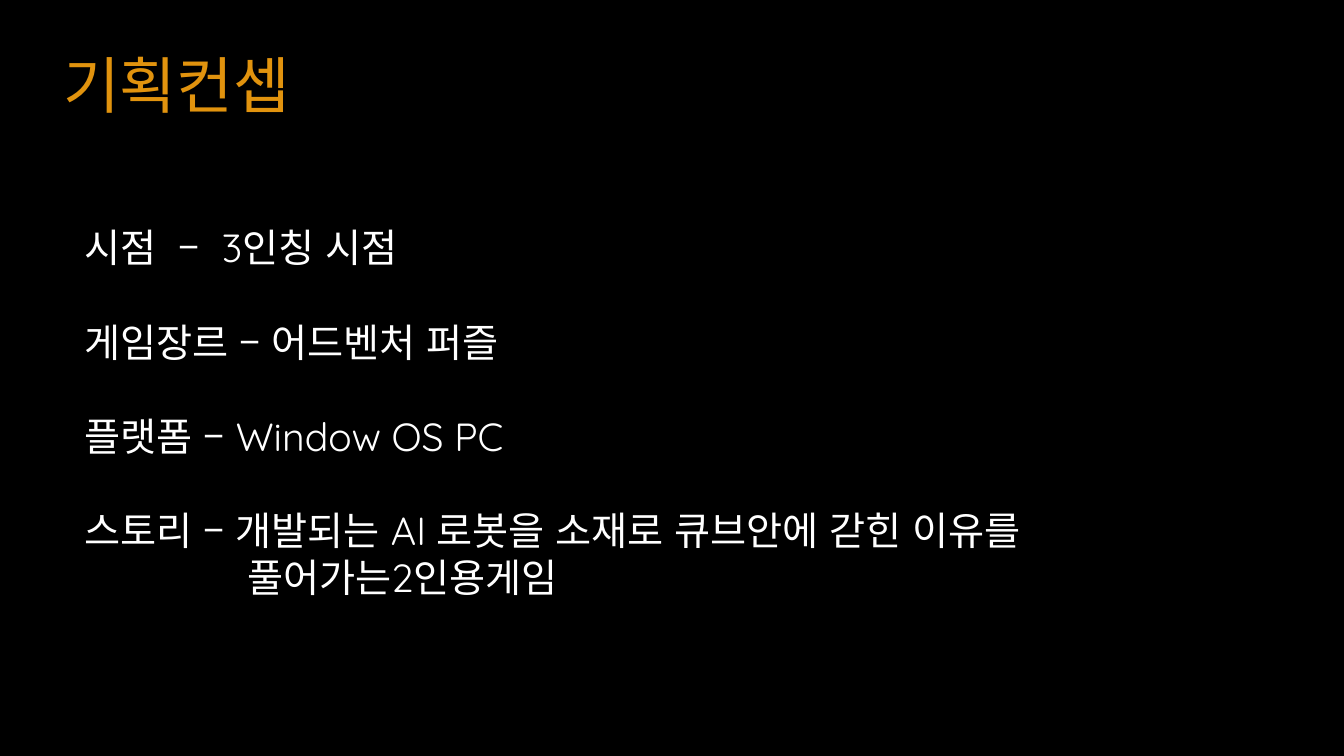
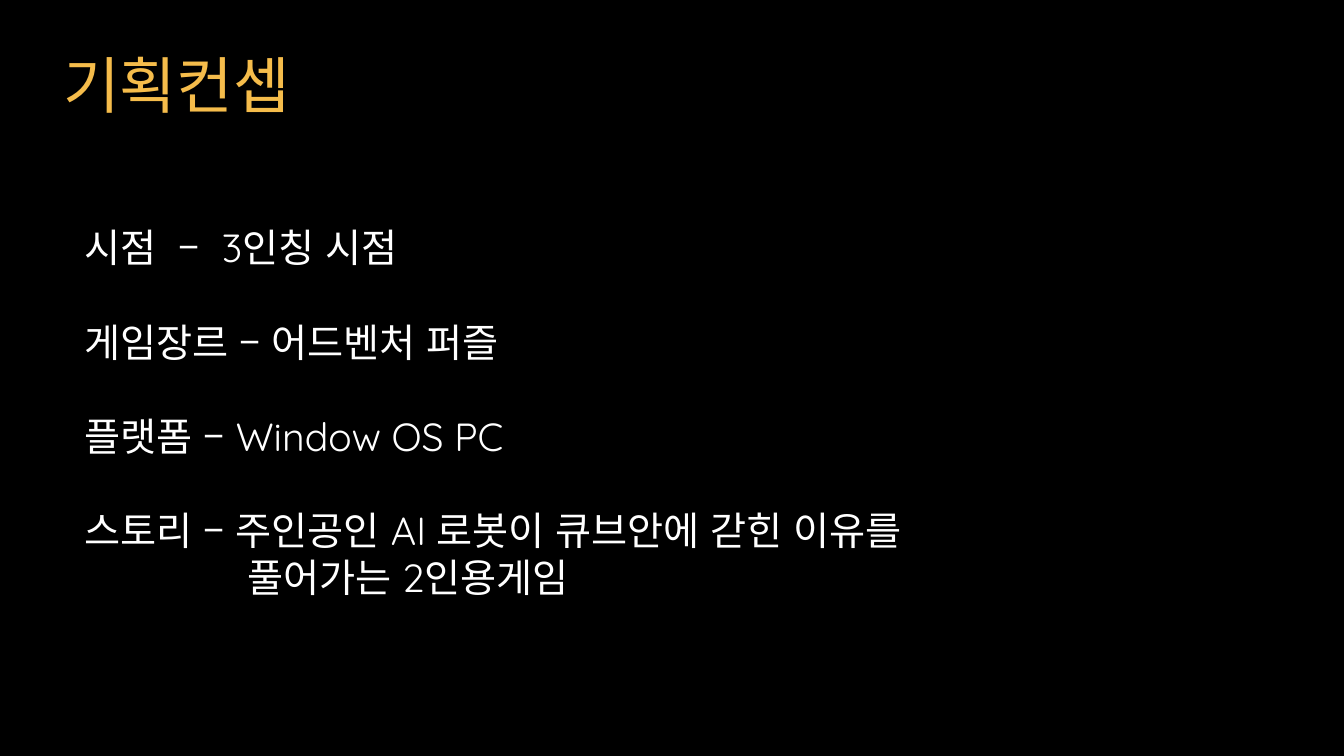
Before and after one commit to YKTeam/Room503, a slide deck: slide 2 of Document/Escape Cube(가제) ppt.pptx. Drawn at 1344x756 pixels with LibreOffice and Linux fonts; fonts in the diff are those of the drawing. Boxes give left, top, right and bottom in pixels: in the first picture for what was removed or moved away, otherwise in the second. Text is boxed around its words. In the diff, an @@ line names an element or a change of style, - is before the commit and + after.

Commit message:
ppt내용 수정.
게임방법 추가, 워드->TEXT문서로 통합

```diff
--- a/Document/Escape Cube(가제) ppt.pptx
+++ b/Document/Escape Cube(가제) ppt.pptx
@@ text "기획컨셉" at <box>63,56,290,113</box>: text colour #E1930E to #F5BC4B @@
@@ text at <box>85,512,902,595</box>: text changed @@
-스토리 – 개발되는 AI 로봇을 소재로 큐브안에 갇힌 이유를
-풀어가는2인용게임
+스토리 – 주인공인 AI 로봇이 큐브안에 갇힌 이유를
+풀어가는 2인용게임
```
Also in this commit, not shown: 2 other slides changed, 1 slide added, 2 other files.
